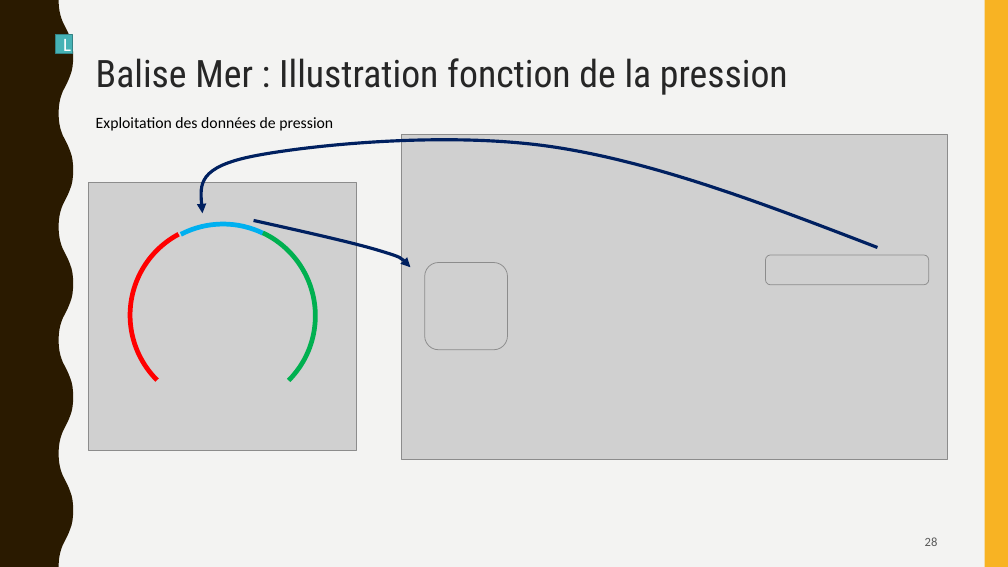
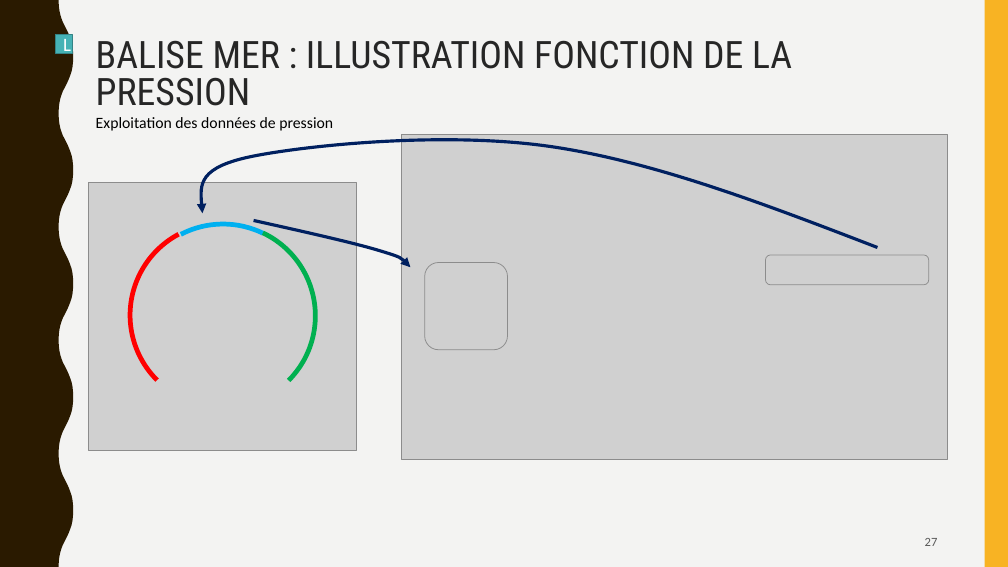
Before and after one commit to aiekick/ProjectStationMeteo, a slide deck: slide 27 of doc/StationMeteo_Soutenance_Stephane.pptx (slide 28 before the commit). Drawn at 1008x567 pixels with LibreOffice and Linux fonts; fonts in the diff are those of the drawing; grey boxes stand for pictures. Boxes give left, top, right and bottom in pixels: in the first picture for what was removed or moved away, otherwise in the second. Text is boxed around its words. In the diff, an @@ line names an element or a change of style, - is before the commit and + after.

```diff
--- a/doc/StationMeteo_Soutenance_Stephane.pptx
+++ b/doc/StationMeteo_Soutenance_Stephane.pptx
@@ text at [96, 40, 792, 106]: text changed @@
-Balise Mer : Illustration fonction de la pression
+BALISE MER : ILLUSTRATION FONCTION DE LA PRESSION
@@ page number at [925, 538, 938, 546]: text changed @@
-28
+27
```
Also in this commit, not shown: 16 other slides changed, 2 slides added, 3 slides removed.
